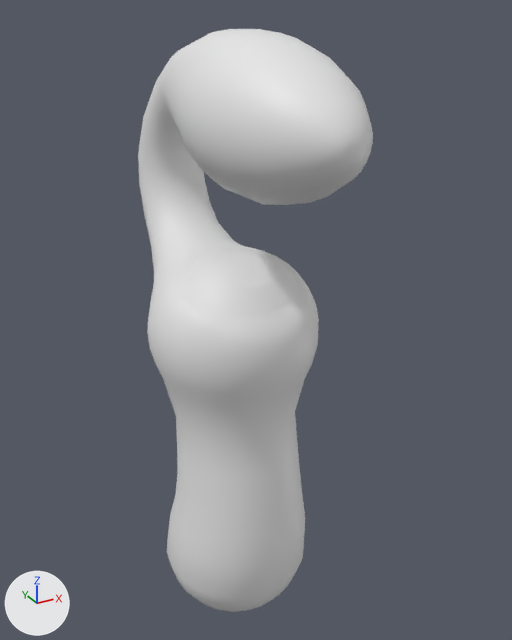
Renders of the FBX model VR-Experiment/Assets/VR-Experiment/Products/Models/Orion/LowPoly/toy2_LP.fbx from each side of a commit.
The view is the same before and after, from a camera (50 mm lens) standing at (-0.274, -0.527, 0.391) and looking at (0.024, 0.014, 0.12). Every picture has the same lights, and +X, +Y and +Z are marked at lower left. Where no turn or scale is listed for an object, it has been applied to the vertices.

In view in the first picture: '552500 v1 low'.
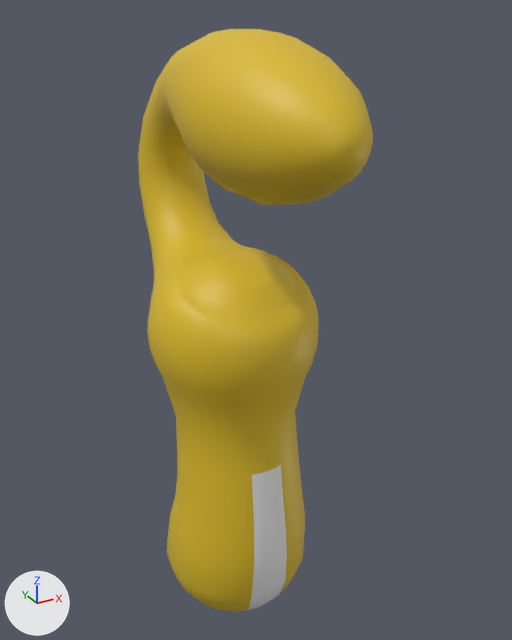
What changed in the scene script:
```text
Add mat_senf_002:
    mat_senf_002 = principled_material('senf.002')
    mat_senf_002.base_color = (0.714, 0.496, 0.0186)  # yellow #dcbb25
Add mat_gold_002:
    mat_gold_002 = principled_material('gold.002')
    mat_gold_002.base_color = (0.8, 0.8, 0.8)  # white #e7e7e7
    mat_gold_002.roughness = 0.4
Change me_circle_002:
    where me_circle_002.from_pydata(...)  # 1110 vertices, 1120 faces; spans x -0.08..0.078, y -0.159..0.18, z -0.206..0.377
    used by ob_552500_v1_low; location = (0.0, 0.0, 0.0)
    me_circle_002 part 1: 964 of the faces centred in x -0.079..0.078, y -0.158..0.178, z -0.174..0.375 switch from no material to mat_senf_002 (yellow #dcbb25)
    add me_circle_002.materials.append(mat_gold_002)  # white #e7e7e7
```

Changed parts and their boxes [x1, y1, x2, y2] in the pictures (512 x 640 px):
part 1 of me_circle_002, recoloured (white to yellow): [138, 29, 373, 612] in both
